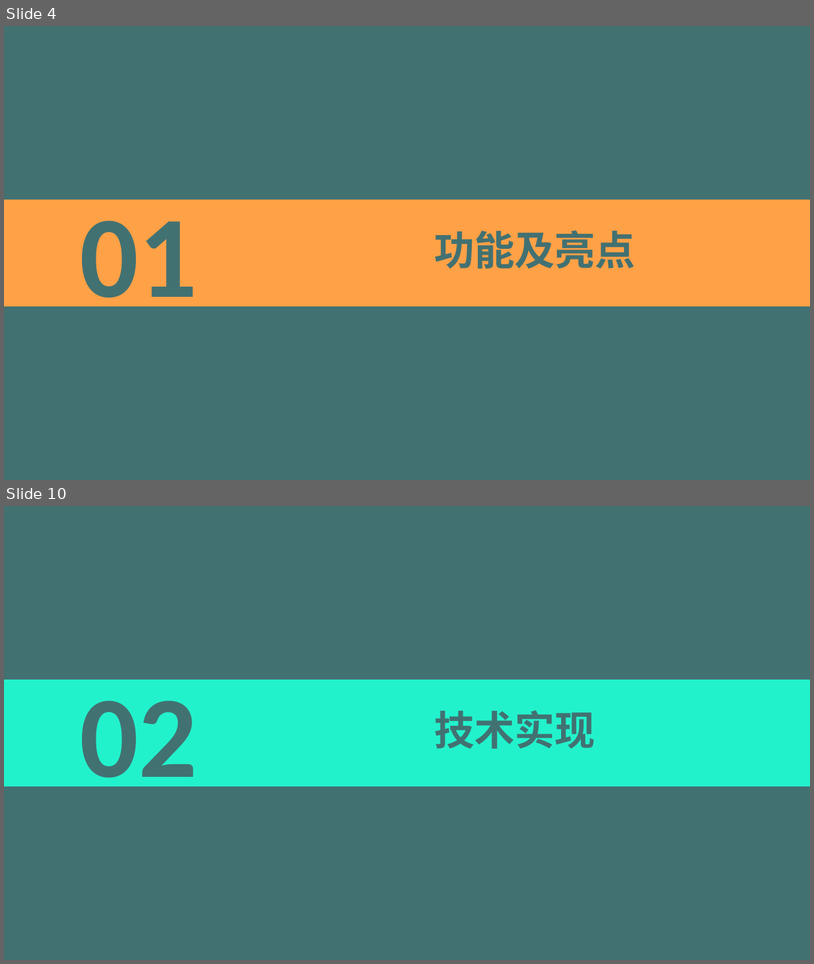
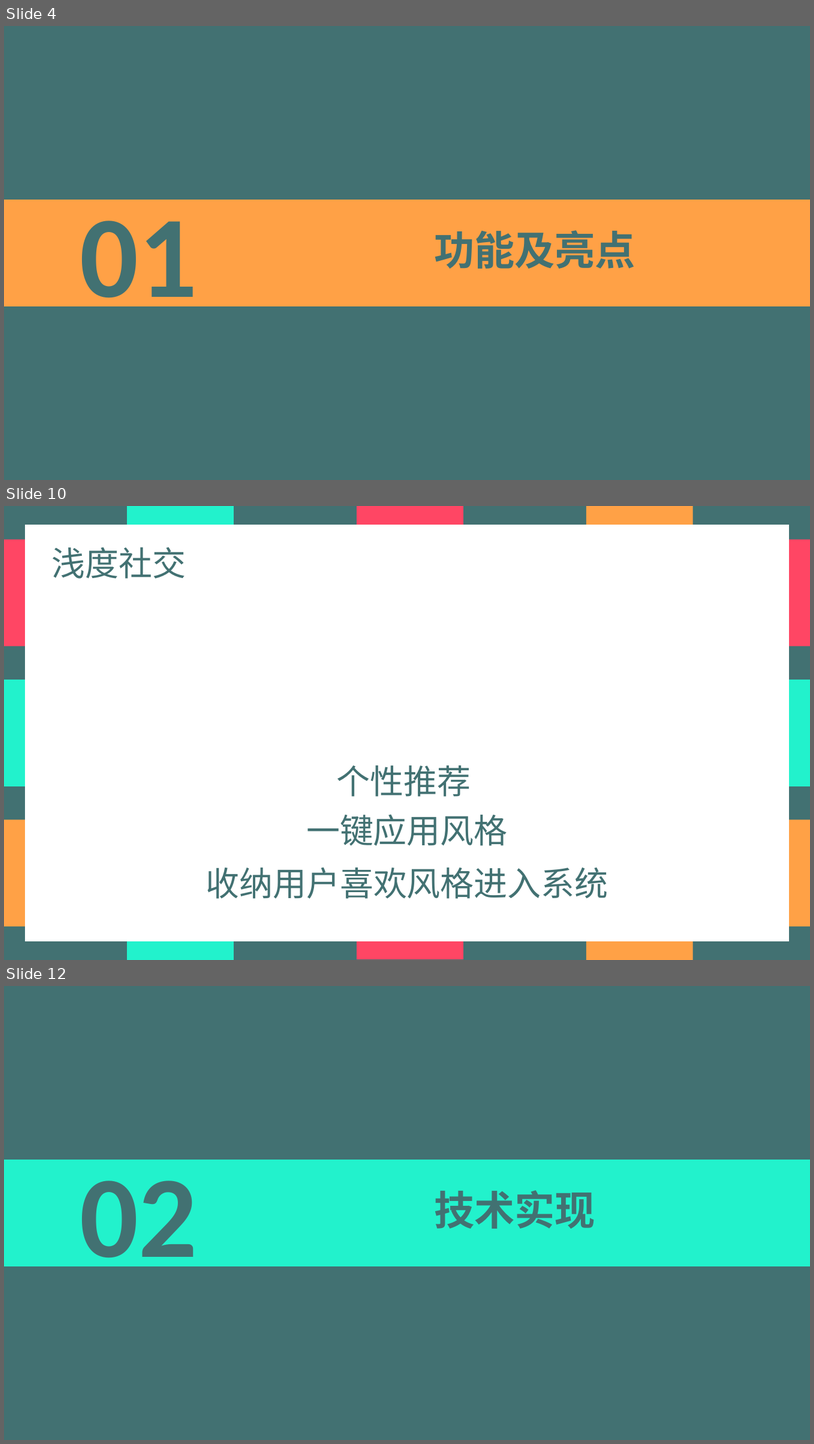
Before and after one commit to Yang-Xavier/GSDoc, a slide deck: 项目简介PPT/项目简介.pptx. Shown one above the other, each under a label of ours: slides 4 and 10 before the commit, slides 4, 10 and 12 after it; the slides between them are not shown. The pictures are 814x964 and 814x1444 pixels, drawn with LibreOffice and Linux fonts; fonts in the diff are those of the drawing. Boxes give left, top, right and bottom in pixels: in the first picture for what was removed or moved away, otherwise in the second. Text is boxed around its words. In the diff, an @@ line names an element or a change of style, - is before the commit and + after.

```diff
--- a/项目简介PPT/项目简介.pptx
+++ b/项目简介PPT/项目简介.pptx
@@ slide 10 added at (x1=4, y1=506, x2=810, y2=960), background #FFFFFF @@
@@ rectangle added at (x1=4, y1=506, x2=810, y2=960), fill #427172 @@
@@ rectangle added at (x1=128, y1=506, x2=234, y2=960), fill #22F2CC @@
@@ rectangle added at (x1=357, y1=506, x2=464, y2=959), fill #FF4664 @@
@@ rectangle added at (x1=587, y1=506, x2=693, y2=960), fill #FFA146 @@
@@ rectangle added at (x1=4, y1=539, x2=810, y2=646), fill #FF4664 @@
@@ rectangle added at (x1=25, y1=525, x2=790, y2=941), fill #FFFFFF @@
@@ text added at (x1=51, y1=547, x2=186, y2=579), 40 pt, text #427172 @@
+浅度社交
@@ rectangle added at (x1=4, y1=679, x2=810, y2=786), fill #22F2CC @@
@@ text added at (x1=337, y1=765, x2=471, y2=796), 40 pt, text #427172 @@
+个性推荐
@@ rectangle added at (x1=4, y1=819, x2=810, y2=926), fill #FFA146 @@
@@ text added at (x1=306, y1=814, x2=508, y2=846), 40 pt, text #427172 @@
+一键应用风格
@@ text added at (x1=206, y1=867, x2=608, y2=898), 40 pt, text #427172 @@
+收纳用户喜欢风格进入系统
@@ what was slide 10 is now slide 12 @@
```
Also in this commit, not shown: 4 slides changed, 11 other slides added, 3 slides removed.
